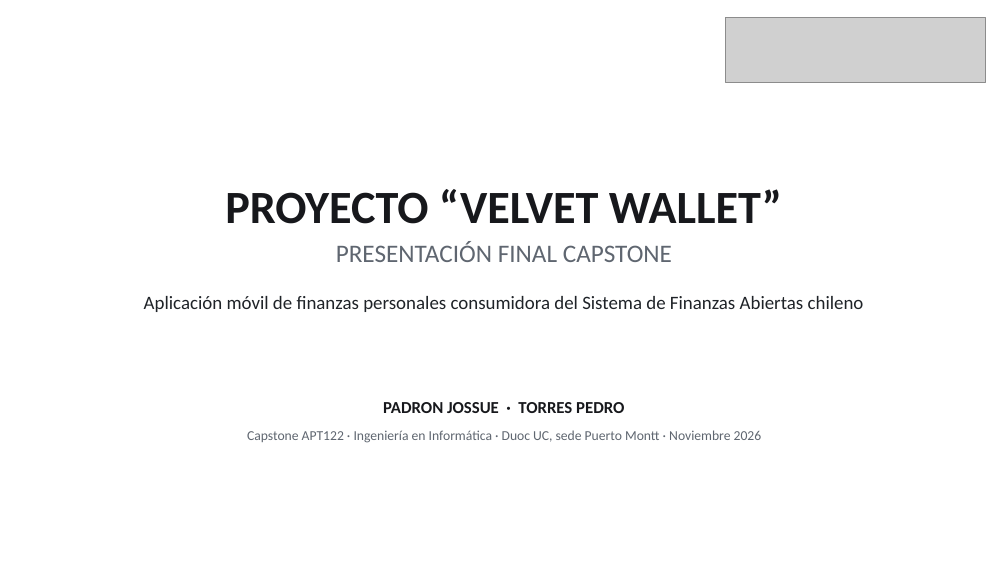
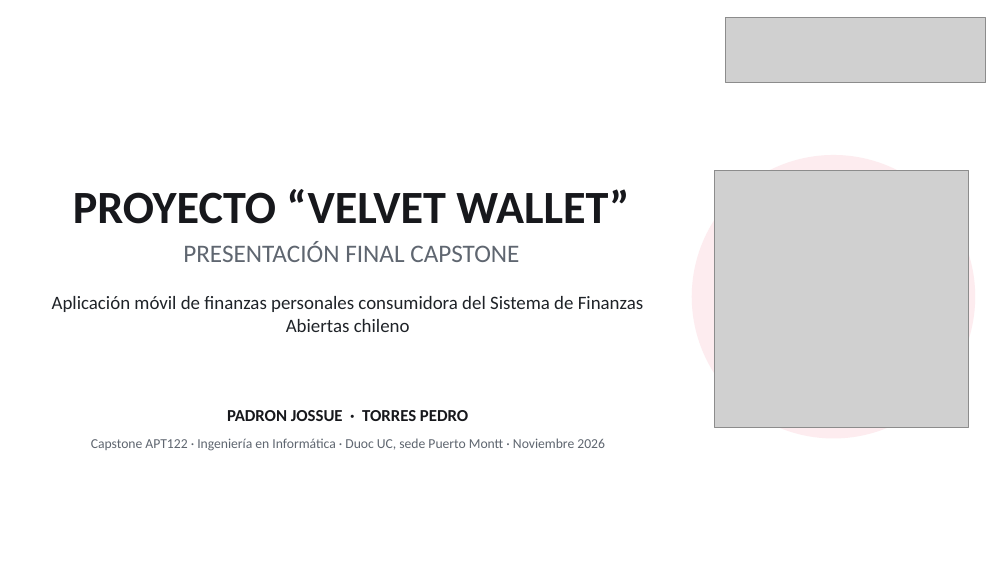
Before and after one commit to JossPa/VelvetWallet, a slide deck: slide 1 of Fase 3/Evidencias_Grupales/Presentación Final del proyecto (Español).pptx. Drawn at 1008x567 pixels with LibreOffice and Linux fonts; fonts in the diff are those of the drawing; grey boxes stand for pictures. Boxes give left, top, right and bottom in pixels: in the first picture for what was removed or moved away, otherwise in the second. Text is boxed around its words. In the diff, an @@ line names an element or a change of style, - is before the commit and + after.

Commit message:
docs(fase3): presentacion para el examen final
Aplica la retroalimentacion del 16-nov: objetivos en orden, sin destacar el sobrecompromiso, demo con el dashboard por mes y categoria y con el asistente, y cifras al dia (352 pruebas). Incorpora la mascota y la app en un marco de telefono, con indicador de avance en cada lamina.

```diff
--- a/Fase 3/Evidencias_Grupales/Presentación Final del proyecto (Español).pptx
+++ b/Fase 3/Evidencias_Grupales/Presentación Final del proyecto (Español).pptx
@@ text "PROYECTO “VELVET WALLET”": place and size @@
-text "PROYECTO “VELVET WALLET”" at (225, 189, 782, 262)
+text "PROYECTO “VELVET WALLET”" at (73, 189, 629, 262)
@@ ellipse added at (692, 155, 975, 439), fill #FDECEF @@
@@ picture added at (715, 170, 969, 427) @@
@@ text "Aplicación móvil de finanzas personales ..." rewrapped from (144, 296, 864, 312) to (52, 296, 643, 332) @@
@@ text "PADRON JOSSUE · TORRES PEDRO": place and size @@
-text "PADRON JOSSUE · TORRES PEDRO" at (383, 402, 624, 413)
+text "PADRON JOSSUE · TORRES PEDRO" at (227, 410, 468, 421)
@@ text "Capstone APT122 · Ingeniería en ...": place and size @@
-text "Capstone APT122 · Ingeniería en ..." at (247, 430, 762, 443)
+text "Capstone APT122 · Ingeniería en ..." at (91, 438, 605, 451)
```
Also in this commit, not shown: 15 other slides changed.
